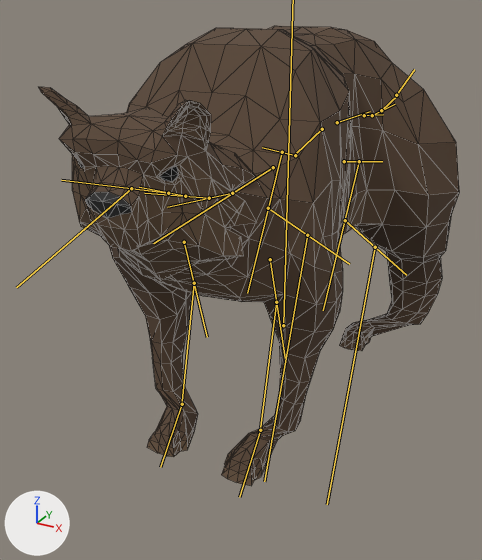
Before and after pictures for a commit that changed the glTF model tatry/public/models/animals/bear.glb.
Before and after are seen from a camera (50 mm lens) standing at (0.824, -1.792, 1.22) and looking at (-0.102, -0.109, 0.378). Every picture has the same lights, and +X, +Y and +Z are marked at lower left. The first picture is the older version. The bones that change are drawn over the model as lines. Mesh edges are drawn as thin lines.

In view in the first picture: 'Wolf'.
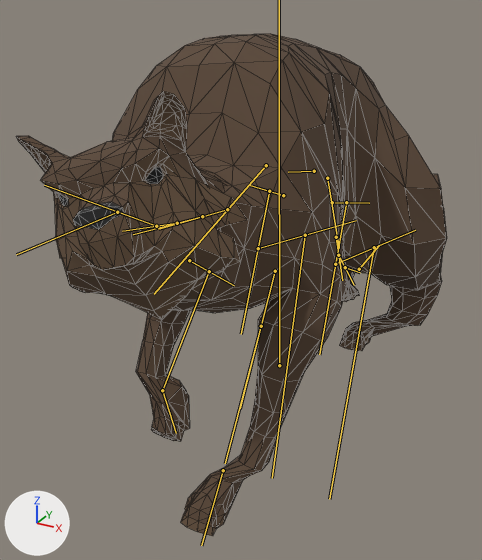
The newer file adds an action. The first version stands in its rest pose; the second is drawn at frame 7 of the action 'Attack'.

Changed parts and their boxes (x1, y1, x2, y2) in the pictures (482 x 560 px):
'Wolf', posed (9% taller)
    before: (39, 26, 459, 486)
    after: (17, 34, 447, 536)
bone 'Back', root to tip
    before: (322, 129) to (296, 153)
    after: (314, 171) to (288, 172)
bone 'Torso2', root to tip
    before: (273, 167) to (153, 243)
    after: (266, 165) to (154, 294)
bone 'Torso3', root to tip
    before: (232, 193) to (167, 207)
    after: (227, 209) to (158, 229)
bone 'Neck1', root to tip
    before: (209, 198) to (144, 193)
    after: (202, 216) to (133, 234)
bone 'Neck2', root to tip
    before: (185, 196) to (139, 187)
    after: (177, 223) to (122, 231)
bone 'Neck3', root to tip
    before: (168, 193) to (61, 180)
    after: (156, 226) to (44, 185)
bone 'Head', root to tip
    before: (131, 188) to (16, 287)
    after: (117, 212) to (16, 254)
bone 'FrontUpperLeg.L', root to tip
    before: (270, 259) to (285, 358)
    after: (275, 271) to (240, 408)
bone 'FrontLowerLeg.L', root to tip
    before: (276, 302) to (260, 427)
    after: (261, 326) to (225, 463)
bone 'FrontUpperLeg.R', root to tip
    before: (184, 242) to (207, 337)
    after: (189, 260) to (234, 285)
bone 'FrontLowerLeg.R', root to tip
    before: (194, 283) to (182, 401)
    after: (209, 271) to (163, 388)
bone 'BackShoulder.L', root to tip
    before: (344, 161) to (382, 161)
    after: (332, 202) to (369, 203)
bone 'BackLeg.L', root to tip
    before: (359, 161) to (323, 310)
    after: (346, 202) to (319, 354)
bone 'BackUpperLeg.L', root to tip
    before: (345, 220) to (406, 275)
    after: (335, 264) to (415, 230)
bone 'BackLowerLeg.L', root to tip
    before: (375, 247) to (327, 504)
    after: (374, 247) to (329, 499)
bone 'BackShoulder.R', root to tip
    before: (295, 155) to (262, 147)
    after: (283, 195) to (249, 185)
bone 'BackLeg.R', root to tip
    before: (282, 152) to (247, 293)
    after: (269, 191) to (241, 334)
bone 'BackUpperLeg.R', root to tip
    before: (268, 208) to (349, 264)
    after: (258, 248) to (356, 220)
bone 'BackLowerLeg.R', root to tip
    before: (307, 235) to (264, 481)
    after: (305, 235) to (272, 478)
bone 'Tail2', root to tip
    before: (337, 122) to (370, 111)
    after: (327, 178) to (339, 248)
bone 'Tail4', root to tip
    before: (364, 115) to (383, 114)
    after: (336, 237) to (342, 280)
bone 'Tail5', root to tip
    before: (372, 115) to (395, 104)
    after: (338, 255) to (354, 285)
bone 'Tail6', root to tip
    before: (381, 110) to (398, 95)
    after: (345, 267) to (360, 272)
bone 'Tail8', root to tip
    before: (396, 95) to (414, 69)
    after: (359, 269) to (379, 245)
bone 'IKFrontLeg.L', root to tip
    before: (260, 430) to (239, 497)
    after: (223, 470) to (201, 545)
bone 'IKFrontLeg.R', root to tip
    before: (182, 404) to (160, 467)
    after: (162, 390) to (176, 433)

What the commit changed:
Bone 'Body' (bone_body) moves from (0.0, 0.0, 0.0) to (0.0, -0.35, 0.06).
Bone 'Body' (bone_body) turns from (0, 0, 0) to (3, 0, 0) degrees about its own x, y and z.
Bone 'Back' (bone_back) moves from (0.0, 0.0, 0.0) to (0.0, -0.01, 0.0).
Bone 'Back' (bone_back) turns from (0, 0, 0) to (-26, 0, 0) degrees about its own x, y and z.
Bone 'Torso2' (bone_torso2) turns from (0, 0, 0) to (-36, 4, -2) degrees about its own x, y and z.
Bone 'Torso3' (bone_torso3) turns from (0, 0, 0) to (12, 0, 0) degrees about its own x, y and z.
Bone 'Neck1' (bone_neck1) turns from (0, 0, 0) to (-8, 0, 0) degrees about its own x, y and z.
Bone 'Neck2' (bone_neck2) turns from (0, 0, 0) to (0, 14, -3) degrees about its own x, y and z.
Bone 'Neck3' (bone_neck3) turns from (0, 0, 0) to (19, 0, 7) degrees about its own x, y and z.
Bone 'Head' (bone_head) turns from (0, 0, 0) to (7, -1, 6) degrees about its own x, y and z.
Bone 'FrontUpperLeg.L' (bone_frontupperleg_l) turns from (0, 0, 0) to (-58, 5, 3) degrees about its own x, y and z.
Bone 'FrontLowerLeg.L' (bone_frontlowerleg_l) turns from (0, 0, 0) to (-30, 0, 0) degrees about its own x, y and z.
Bone 'FrontUpperLeg.R' (bone_frontupperleg_r) turns from (0, 0, 0) to (27, 1, 10) degrees about its own x, y and z.
Bone 'FrontLowerLeg.R' (bone_frontlowerleg_r) turns from (0, 0, 0) to (69, 0, 0) degrees about its own x, y and z.
Bone 'BackShoulder.L' (bone_backshoulder_l) turns from (0, 0, 0) to (7, 32, 5) degrees about its own x, y and z.
Bone 'BackLeg.L' (bone_backleg_l) turns from (0, 0, 0) to (-2, -1, 1) degrees about its own x, y and z.
Bone 'BackUpperLeg.L' (bone_backupperleg_l) turns from (0, 0, 0) to (12, 1, 1) degrees about its own x, y and z.
Bone 'BackLowerLeg.L' (bone_backlowerleg_l) turns from (0, 0, 0) to (15, 0, -1) degrees about its own x, y and z.
Bone 'BackShoulder.R' (bone_backshoulder_r) turns from (0, 0, 0) to (7, -32, -5) degrees about its own x, y and z.
Bone 'BackLeg.R' (bone_backleg_r) turns from (0, 0, 0) to (-2, 1, -1) degrees about its own x, y and z.
Bone 'BackUpperLeg.R' (bone_backupperleg_r) turns from (0, 0, 0) to (12, -1, -1) degrees about its own x, y and z.
Bone 'BackLowerLeg.R' (bone_backlowerleg_r) turns from (0, 0, 0) to (15, 0, 1) degrees about its own x, y and z.
Bone 'Tail2' (bone_tail2) turns from (0, 0, 0) to (-38, 0, 0) degrees about its own x, y and z.
Bone 'Tail4' (bone_tail4) turns from (0, 0, 0) to (3, 0, 0) degrees about its own x, y and z.
Bone 'Tail5' (bone_tail5) turns from (0, 0, 0) to (12, 0, 0) degrees about its own x, y and z.
Bone 'Tail6' (bone_tail6) turns from (0, 0, 0) to (11, 0, 0) degrees about its own x, y and z.
Bone 'Tail8' (bone_tail8) turns from (0, 0, 0) to (18, 0, 0) degrees about its own x, y and z.
Bone 'IKFrontLeg.L' (bone_ikfrontleg_l) moves from (0.0, 0.0, 0.0) to (0.0, 0.31, -0.41).
Bone 'IKFrontLeg.L' (bone_ikfrontleg_l) turns from (0, 0, 0) to (4, 0, 0) degrees about its own x, y and z.
Bone 'IKFrontLeg.R' (bone_ikfrontleg_r) moves from (0.0, 0.0, 0.0) to (0.0, -0.04, -0.33).
Bone 'IKFrontLeg.R' (bone_ikfrontleg_r) turns from (0, 0, 0) to (57, 0, 0) degrees about its own x, y and z.
